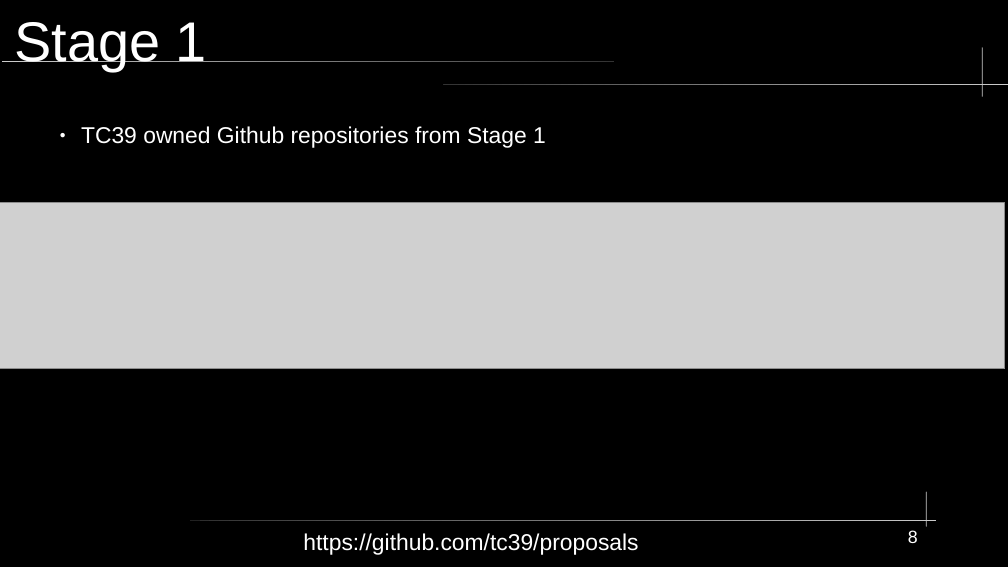
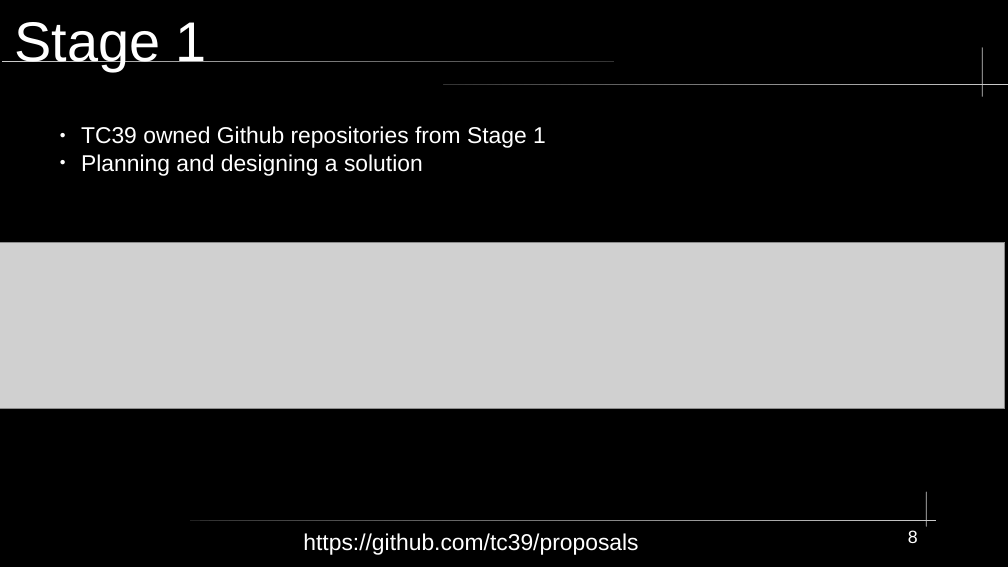
Before and after one commit to KWaloen/tc39_proposals_project, a slide deck: slide 8 of Data Analysis/Presentation/TC39 Process Documents.odp. Drawn at 1008x567 pixels with LibreOffice and Linux fonts; fonts in the diff are those of the drawing; grey boxes stand for pictures. Boxes give left, top, right and bottom in pixels: in the first picture for what was removed or moved away, otherwise in the second. Text is boxed around its words. In the diff, an @@ line names an element or a change of style, - is before the commit and + after.

```diff
--- a/Data Analysis/Presentation/TC39 Process Documents.odp
+++ b/Data Analysis/Presentation/TC39 Process Documents.odp
@@ text at box(81, 154, 423, 176): paragraph added @@
+● Planning and designing a solution
@@ picture: place and size @@
-picture at box(0, 203, 1005, 370)
+picture at box(0, 242, 1005, 409)
```
Also in this commit, not shown: 6 other slides changed.
